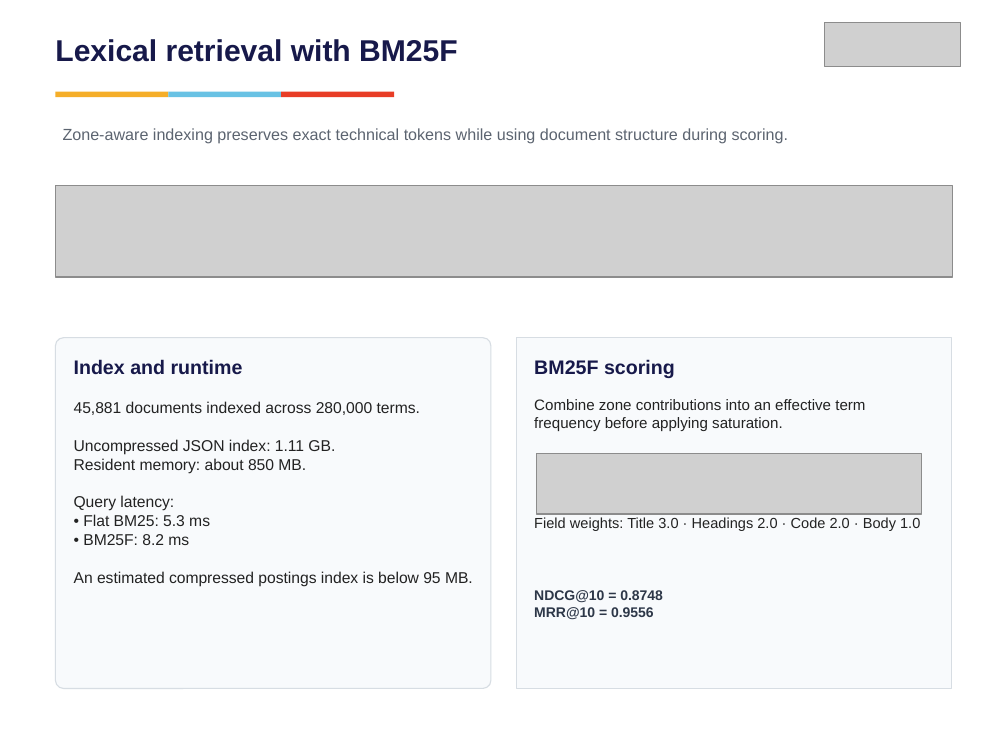
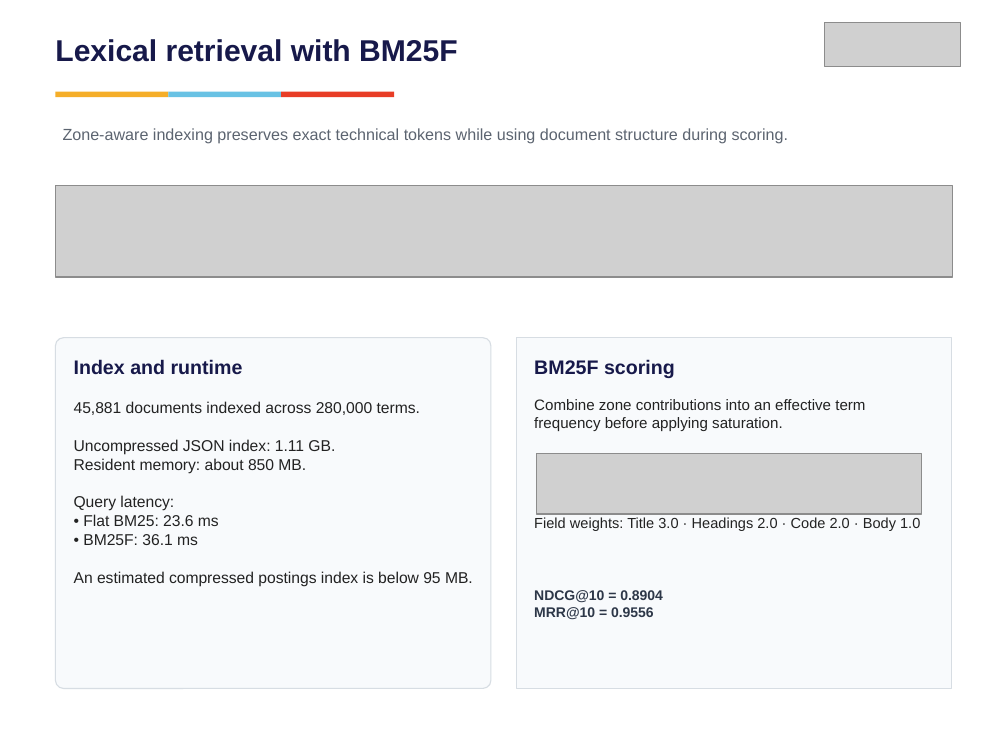
Before and after one commit to vishrutbhushan/ir-benchmark, a slide deck: slide 4 of presentation/IR_Benchmark_Presentation.pptx (slide 5 before the commit). Drawn at 1008x756 pixels with LibreOffice and Linux fonts; fonts in the diff are those of the drawing; grey boxes stand for pictures. Boxes give left, top, right and bottom in pixels: in the first picture for what was removed or moved away, otherwise in the second. Text is boxed around its words. In the diff, an @@ line names an element or a change of style, - is before the commit and + after.

```diff
--- a/presentation/IR_Benchmark_Presentation.pptx
+++ b/presentation/IR_Benchmark_Presentation.pptx
@@ text at box(83, 514, 219, 545): text changed @@
-• Flat BM25: 5.3 ms
-• BM25F: 8.2 ms
+• Flat BM25: 23.6 ms
+• BM25F: 36.1 ms
@@ text at box(534, 590, 663, 602): text changed @@
-NDCG@10 = 0.8748
+NDCG@10 = 0.8904
```
Also in this commit, not shown: 8 other slides changed, 5 other files.
